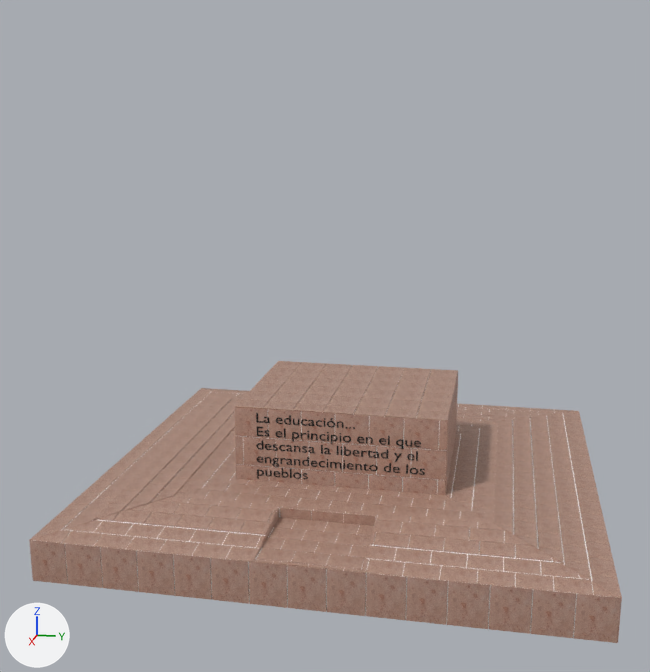
One commit to the FBX model Assets/Modelos/BenitoJuarez.fbx: the scene before it, then after it.
The view is the same before and after, from a 50 mm lens placed at (9.17, 1.52, 4.12), pointed at (0.2, -0.28, 1.88). Every picture has the same lights, and +X, +Y and +Z are marked at lower left. Where no turn or scale is listed for an object, it has been applied to the vertices.

In view in the first picture: 'piso.003', 'piso.007', 'piso.008', 'piso.009', 'piso.019', 'piso.033', 'piso.034', 'piso.036', 'piso.039', 'piso.040', 'piso.044', 'piso.051'.
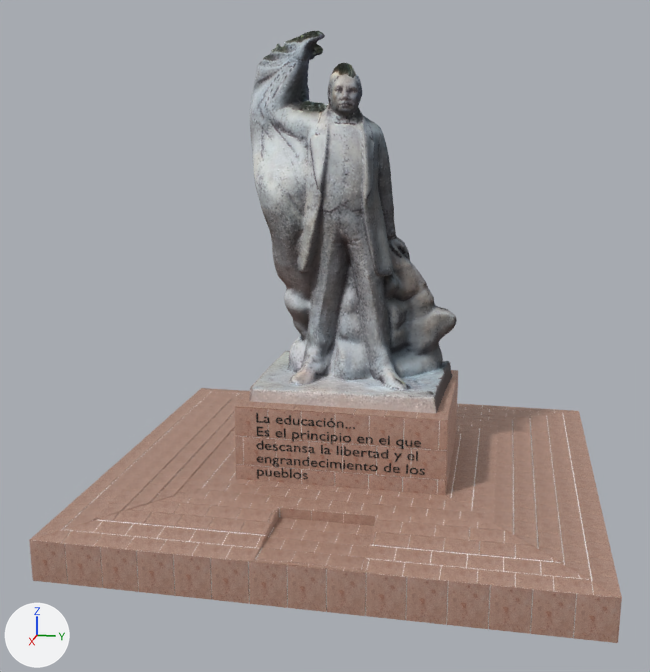
Location of each change, (x1, y1, x2, y2) in pixels of the pictures (650 x 672 px):
'benito', added: after (249, 31, 457, 413)
'piso.019', unchanged, covered by the edit: before (235, 361, 458, 421); after (235, 370, 458, 421)

The change, as a diff of the scene's bpy script:
```diff
--- a/Assets/Modelos/BenitoJuarez.fbx.py
+++ b/Assets/Modelos/BenitoJuarez.fbx.py
@@ img_benito_png @@
+img_benito_png = load_image('benito.png', 'Texturas/benito.png', 1023, 1021, 'sRGB')
@@ mat_benito @@
+mat_benito = principled_material('benito')
+mat_benito.texture = img_benito_png  # with its transparency
+mat_benito.roughness = 1.0
@@ me_benito_001 @@
+me_benito_001.from_pydata(...)  # 21715 vertices, 42842 faces; spans x -0.82..0.64, y -1.24..0.9, z 0.48..4.15
+me_benito_001.materials.append(mat_benito)  # picture img_benito_png
@@ ob_benito @@
+ob_benito = bpy.data.objects.new('benito', me_benito_001)
+ob_benito.location = (0.08, 0.15, 0.78)
```
